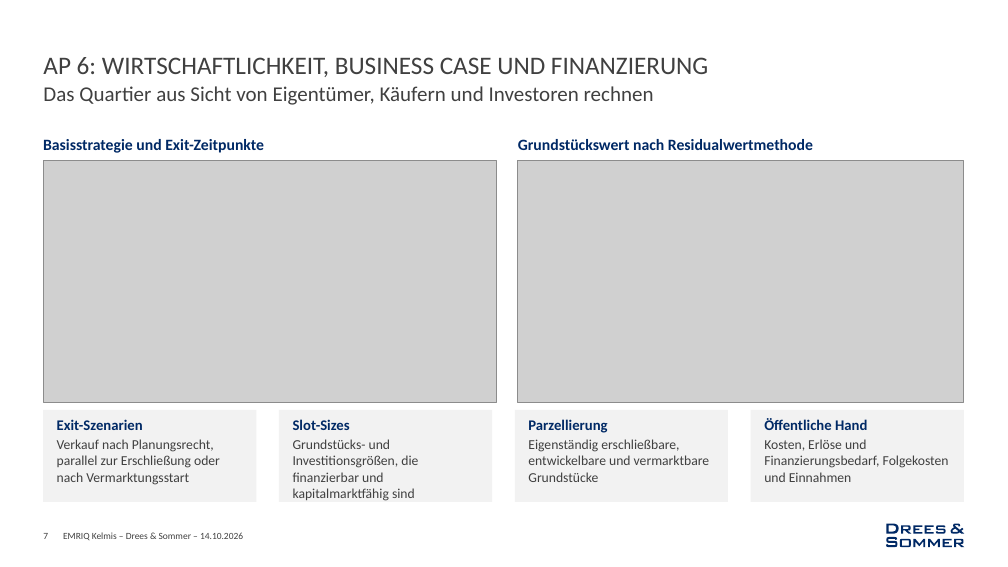
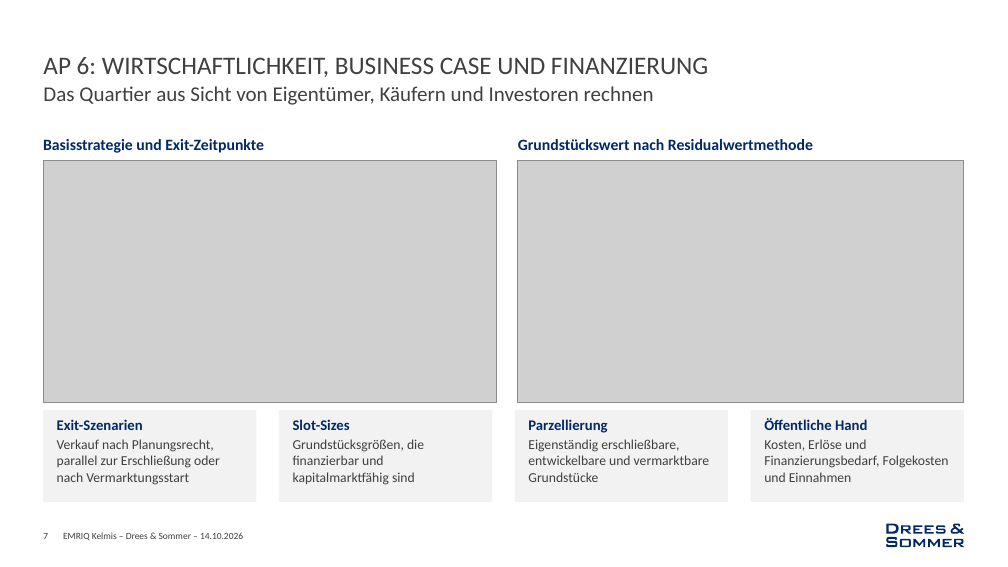
Before and after one commit to blaster1997/Kelmis, a slide deck: slide 7 of export/EMRIQ_Kelmis_Leistungskonzept.pptx. Drawn at 1008x567 pixels with LibreOffice and Linux fonts; fonts in the diff are those of the drawing; grey boxes stand for pictures. Boxes give left, top, right and bottom in pixels: in the first picture for what was removed or moved away, otherwise in the second. Text is boxed around its words. In the diff, an @@ line names an element or a change of style, - is before the commit and + after.

```diff
--- a/export/EMRIQ_Kelmis_Leistungskonzept.pptx
+++ b/export/EMRIQ_Kelmis_Leistungskonzept.pptx
@@ text at (293, 439, 424, 485): text changed @@
-Grundstücks- und Investitionsgrößen, die finanzierbar und kapitalmarktfähig sind
+Grundstücksgrößen, die finanzierbar und kapitalmarktfähig sind
```
Also in this commit, not shown: 1 other slide changed, 5 other files.
